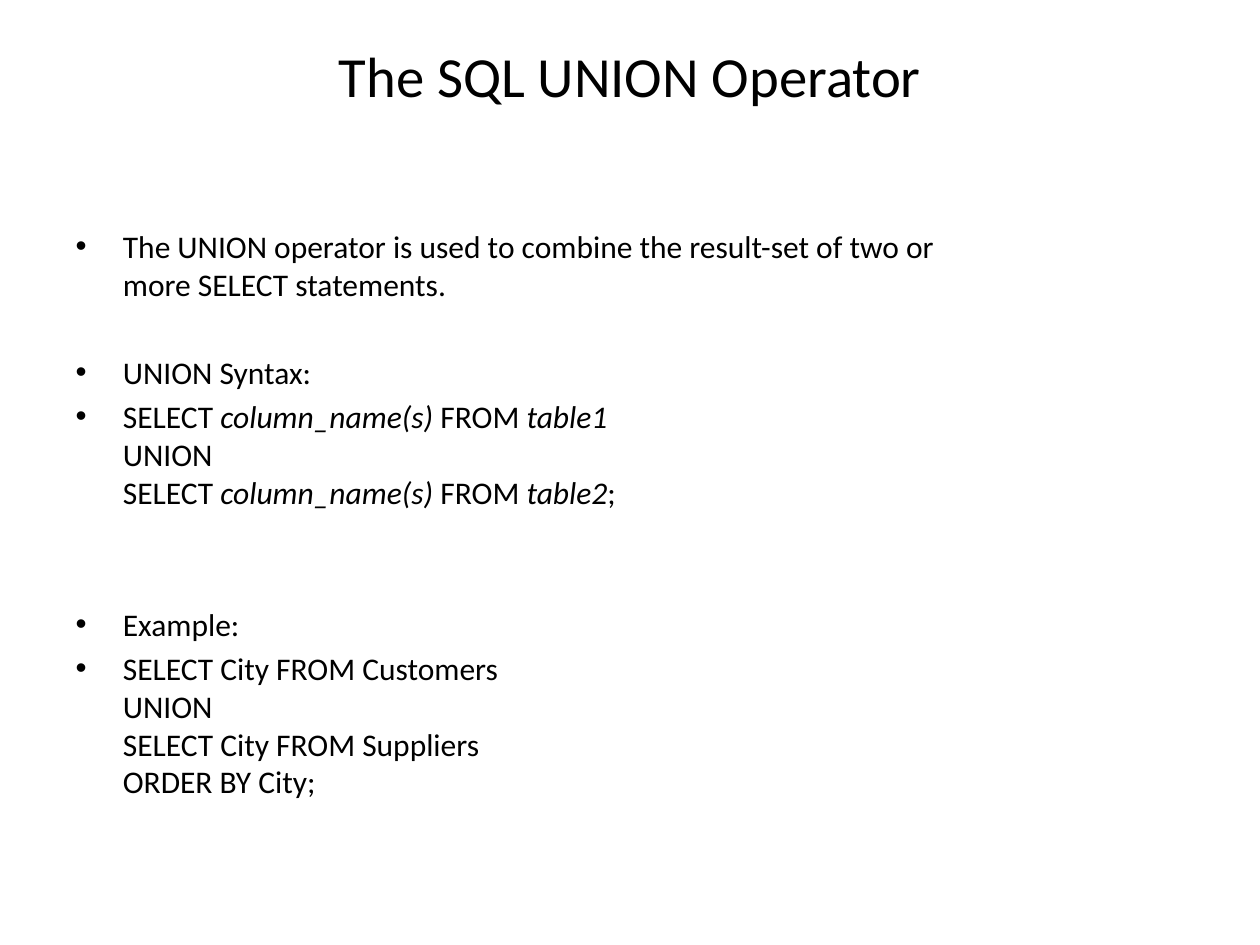
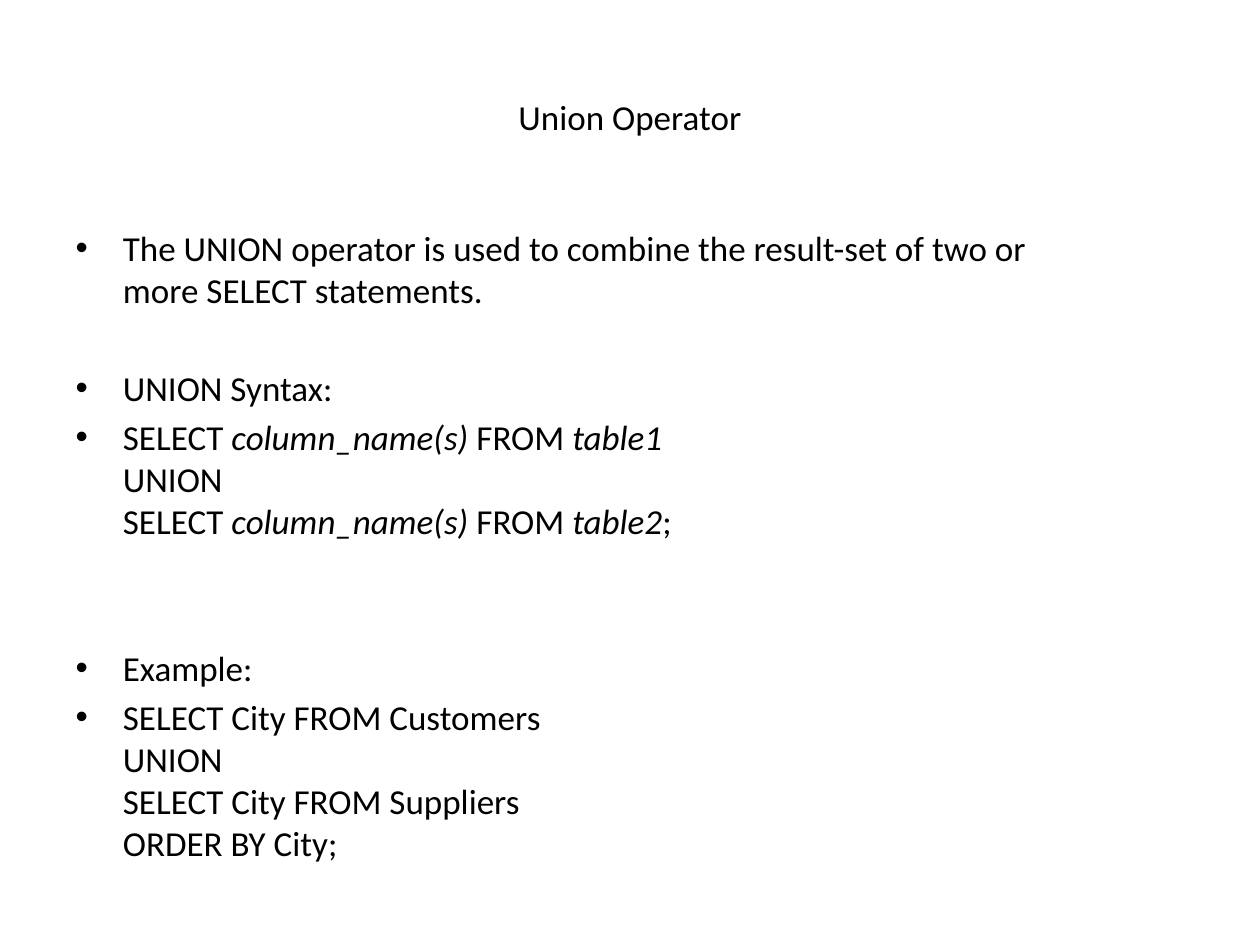
Before and after one commit to goudp4959/Oracle, a slide deck: slide 53 of SQL-latest (1) (4).pptx (slide 66 before the commit). Drawn at 1260x945 pixels with LibreOffice and Linux fonts; fonts in the diff are those of the drawing. Boxes give left, top, right and bottom in pixels: in the first picture for what was removed or moved away, otherwise in the second. Text is boxed around its words. In the diff, an @@ line names an element or a change of style, - is before the commit and + after.

```diff
--- a/SQL-latest (1) (4).pptx
+++ b/SQL-latest (1) (4).pptx
@@ title at (518,106,741,136): text changed; size 32.4 to 20 pt @@
-The SQL UNION Operator
+Union Operator
@@ text "The UNION operator is used ..." at (123,236,1026,862): size 18 to 20 pt @@
```
Also in this commit, not shown: 5 other slides changed, 9 slides added, 1 slide removed.
